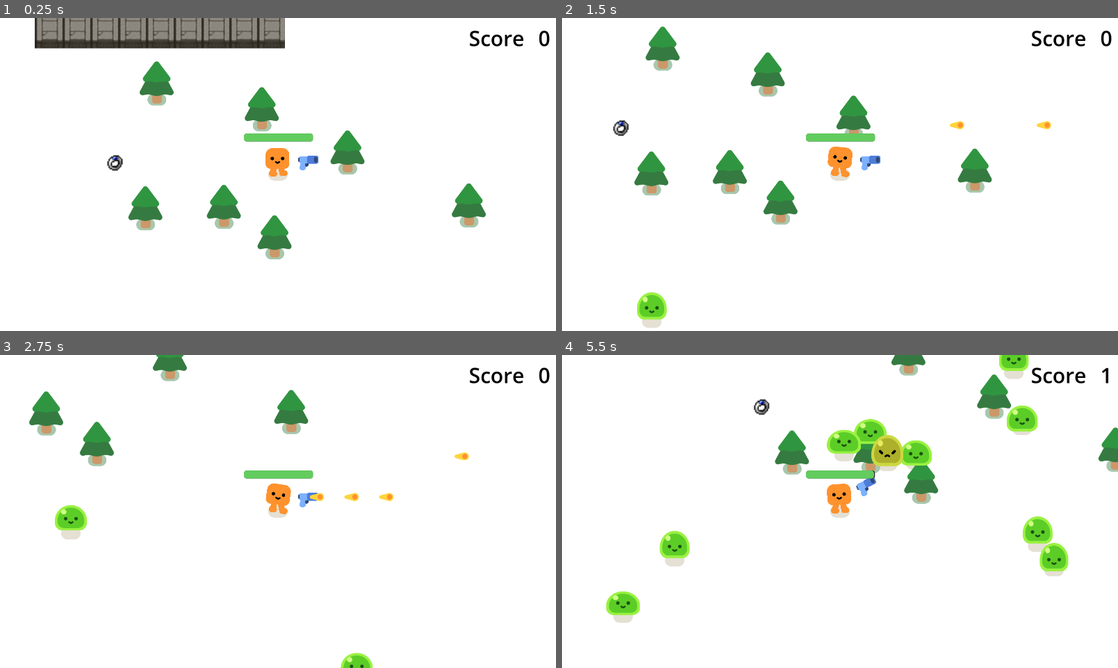
Above: before the commit, frames 1-4 (two rows, left to right).
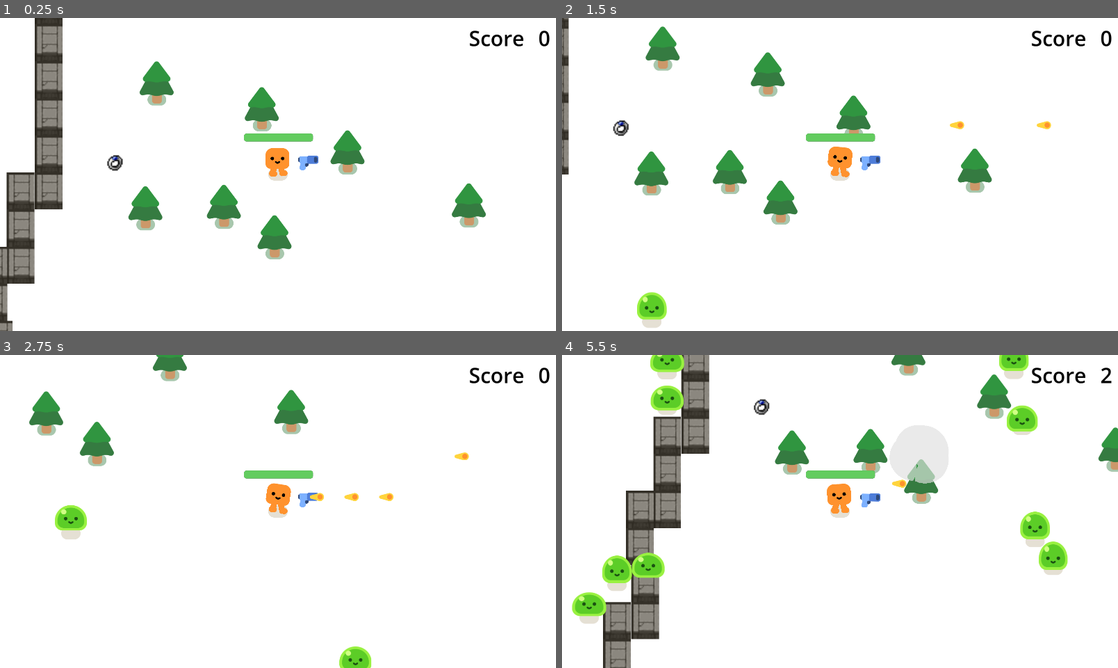
Above: after the commit, the same moments.

Repository: millwardesque/vampire-survivor-tutorial-ex
Game: Godot game, scene res://survivors_game.tscn
The game is run twice, just before and just after one commit, with the same random seed, the same clock (stepped at 60 frames per second) and the same inputs.
Inputs:
- Up to frame 1 (0.25 s): no input
- Up to frame 2 (1.5 s): tap Enter at 0.5 s; hold D (move_right) 0.53-1.28 s; hold S (move_down) from 1.28 s (still down)
- Up to frame 3 (2.75 s): release S (move_down) at 2.03 s; hold D (move_right) from 2.03 s (still down)
- Up to frame 4 (5.5 s): release D (move_right) at 2.78 s; hold W (move_up) 2.78-3.53 s; hold A (move_left) 3.53-5.03 s; hold S (move_down) from 5.03 s (still down)

The runs differ from the first frame. In frame 1, 8.9% of the frame differs, in the area x 0-52%, y 0-100%; in frame 2, 0.6%; in frame 3, 0.2%; in frame 4, 12%, in the area x 1-99%, y 0-100%.

Commit message:
[walls] Added walls to sample level and fixed some y-ordering bugs

Diff:
--- a/survivors_game.tscn
+++ b/survivors_game.tscn
@@ -52,34 +52,331 @@
 position = Vector2(2084, -211)
 rotation = 1.56682
 
-[node name="Walls" type="Node" parent="SandboxLevel"]
+[node name="Walls" type="Node2D" parent="SandboxLevel"]
 
 [node name="Wall" parent="SandboxLevel/Walls" instance=ExtResource("3_6wt5h")]
-position = Vector2(2.08165e-12, 2.08165e-12)
+position = Vector2(0, -211)
+
+[node name="Wall19" parent="SandboxLevel/Walls" instance=ExtResource("3_6wt5h")]
+position = Vector2(0, -83)
+
+[node name="Wall20" parent="SandboxLevel/Walls" instance=ExtResource("3_6wt5h")]
+position = Vector2(0, 45)
+
+[node name="Wall21" parent="SandboxLevel/Walls" instance=ExtResource("3_6wt5h")]
+position = Vector2(0, 173)
+
+[node name="Wall22" parent="SandboxLevel/Walls" instance=ExtResource("3_6wt5h")]
+position = Vector2(0, 301)
+
+[node name="Wall23" parent="SandboxLevel/Walls" instance=ExtResource("3_6wt5h")]
+position = Vector2(0, 429)
+
+[node name="Wall24" parent="SandboxLevel/Walls" instance=ExtResource("3_6wt5h")]
+position = Vector2(0, 557)
+
+[node name="Wall25" parent="SandboxLevel/Walls" instance=ExtResource("3_6wt5h")]
+position = Vector2(-97, 557)
+
+[node name="Wall26" parent="SandboxLevel/Walls" instance=ExtResource("3_6wt5h")]
+position = Vector2(-97, 685)
+
+[node name="Wall27" parent="SandboxLevel/Walls" instance=ExtResource("3_6wt5h")]
+position = Vector2(-97, 813)
+
+[node name="Wall28" parent="SandboxLevel/Walls" instance=ExtResource("3_6wt5h")]
+position = Vector2(-191, 813)
+
+[node name="Wall29" parent="SandboxLevel/Walls" instance=ExtResource("3_6wt5h")]
+position = Vector2(-191, 941)
+
+[node name="Wall30" parent="SandboxLevel/Walls" instance=ExtResource("3_6wt5h")]
+position = Vector2(-173, 1069)
+
+[node name="Wall31" parent="SandboxLevel/Walls" instance=ExtResource("3_6wt5h")]
+position = Vector2(-173, 1197)
+
+[node name="Wall32" parent="SandboxLevel/Walls" instance=ExtResource("3_6wt5h")]
+position = Vector2(-270, 1197)
+
+[node name="Wall33" parent="SandboxLevel/Walls" instance=ExtResource("3_6wt5h")]
+position = Vector2(-270, 1325)
+
+[node name="Wall34" parent="SandboxLevel/Walls" instance=ExtResource("3_6wt5h")]
+position = Vector2(-270, 1453)
+
+[node name="Wall35" parent="SandboxLevel/Walls" instance=ExtResource("3_6wt5h")]
+position = Vector2(-364, 1453)
+
+[node name="Wall36" parent="SandboxLevel/Walls" instance=ExtResource("3_6wt5h")]
+position = Vector2(-364, 1581)
 
 [node name="Wall2" parent="SandboxLevel/Walls" instance=ExtResource("3_6wt5h")]
-position = Vector2(96, 2.08165e-12)
+position = Vector2(96, -211)
+
+[node name="Wall51" parent="SandboxLevel/Walls" instance=ExtResource("3_6wt5h")]
+position = Vector2(3085, -212)
+
+[node name="Wall52" parent="SandboxLevel/Walls" instance=ExtResource("3_6wt5h")]
+position = Vector2(3085, -83)
+
+[node name="Wall53" parent="SandboxLevel/Walls" instance=ExtResource("3_6wt5h")]
+position = Vector2(3085, 45)
+
+[node name="Wall54" parent="SandboxLevel/Walls" instance=ExtResource("3_6wt5h")]
+position = Vector2(3085, 173)
+
+[node name="Wall55" parent="SandboxLevel/Walls" instance=ExtResource("3_6wt5h")]
+position = Vector2(3085, 301)
+
+[node name="Wall56" parent="SandboxLevel/Walls" instance=ExtResource("3_6wt5h")]
+position = Vector2(3085, 429)
+
+[node name="Wall57" parent="SandboxLevel/Walls" instance=ExtResource("3_6wt5h")]
+position = Vector2(3085, 557)
+
+[node name="Wall58" parent="SandboxLevel/Walls" instance=ExtResource("3_6wt5h")]
+position = Vector2(2988, 557)
+
+[node name="Wall59" parent="SandboxLevel/Walls" instance=ExtResource("3_6wt5h")]
+position = Vector2(2988, 685)
+
+[node name="Wall60" parent="SandboxLevel/Walls" instance=ExtResource("3_6wt5h")]
+position = Vector2(2988, 813)
+
+[node name="Wall61" parent="SandboxLevel/Walls" instance=ExtResource("3_6wt5h")]
+position = Vector2(2894, 813)
+
+[node name="Wall62" parent="SandboxLevel/Walls" instance=ExtResource("3_6wt5h")]
+position = Vector2(2894, 941)
 
 [node name="Wall3" parent="SandboxLevel/Walls" instance=ExtResource("3_6wt5h")]
-position = Vector2(192, 2.08165e-12)
+position = Vector2(192, -211)
 
 [node name="Wall4" parent="SandboxLevel/Walls" instance=ExtResource("3_6wt5h")]
-position = Vector2(288, 2.08165e-12)
+position = Vector2(288, -211)
 
 [node name="Wall5" parent="SandboxLevel/Walls" instance=ExtResource("3_6wt5h")]
-position = Vector2(384, 2.08165e-12)
+position = Vector2(384, -211)
 
 [node name="Wall6" parent="SandboxLevel/Walls" instance=ExtResource("3_6wt5h")]
-position = Vector2(480, 2.08165e-12)
+position = Vector2(480, -211)
 
 [node name="Wall7" parent="SandboxLevel/Walls" instance=ExtResource("3_6wt5h")]
-position = Vector2(576, 2.08165e-12)
+position = Vector2(576, -211)
 
 [node name="Wall8" parent="SandboxLevel/Walls" instance=ExtResource("3_6wt5h")]
-position = Vector2(672, 2.08165e-12)
+position = Vector2(672, -211)
 
 [node name="Wall9" parent="SandboxLevel/Walls" instance=ExtResource("3_6wt5h")]
-position = Vector2(768, 2.08165e-12)
+position = Vector2(768, -211)
+
+[node name="Wall10" parent="SandboxLevel/Walls" instance=ExtResource("3_6wt5h")]
+position = Vector2(864, -211)
+
+[node name="Wall38" parent="SandboxLevel/Walls" instance=ExtResource("3_6wt5h")]
+position = Vector2(-364, 1710)
+
+[node name="Wall39" parent="SandboxLevel/Walls" instance=ExtResource("3_6wt5h")]
+position = Vector2(-268, 1710)
+
+[node name="Wall40" parent="SandboxLevel/Walls" instance=ExtResource("3_6wt5h")]
+position = Vector2(-172, 1710)
+
+[node name="Wall41" parent="SandboxLevel/Walls" instance=ExtResource("3_6wt5h")]
+position = Vector2(-76, 1710)
+
+[node name="Wall42" parent="SandboxLevel/Walls" instance=ExtResource("3_6wt5h")]
+position = Vector2(20, 1710)
+
+[node name="Wall43" parent="SandboxLevel/Walls" instance=ExtResource("3_6wt5h")]
+position = Vector2(116, 1710)
+
+[node name="Wall44" parent="SandboxLevel/Walls" instance=ExtResource("3_6wt5h")]
+position = Vector2(212, 1710)
+
+[node name="Wall45" parent="SandboxLevel/Walls" instance=ExtResource("3_6wt5h")]
+position = Vector2(308, 1710)
+
+[node name="Wall46" parent="SandboxLevel/Walls" instance=ExtResource("3_6wt5h")]
+position = Vector2(404, 1710)
+
+[node name="Wall47" parent="SandboxLevel/Walls" instance=ExtResource("3_6wt5h")]
+position = Vector2(500, 1710)
+
+[node name="Wall48" parent="SandboxLevel/Walls" instance=ExtResource("3_6wt5h")]
+position = Vector2(596, 1710)
+
+[node name="Wall83" parent="SandboxLevel/Walls" instance=ExtResource("3_6wt5h")]
+position = Vector2(693, 1710)
+
+[node name="Wall84" parent="SandboxLevel/Walls" instance=ExtResource("3_6wt5h")]
+position = Vector2(789, 1710)
+
+[node name="Wall85" parent="SandboxLevel/Walls" instance=ExtResource("3_6wt5h")]
+position = Vector2(885, 1710)
+
+[node name="Wall86" parent="SandboxLevel/Walls" instance=ExtResource("3_6wt5h")]
+position = Vector2(981, 1710)
+
+[node name="Wall87" parent="SandboxLevel/Walls" instance=ExtResource("3_6wt5h")]
+position = Vector2(1077, 1710)
+
+[node name="Wall88" parent="SandboxLevel/Walls" instance=ExtResource("3_6wt5h")]
+position = Vector2(1173, 1710)
+
+[node name="Wall89" parent="SandboxLevel/Walls" instance=ExtResource("3_6wt5h")]
+position = Vector2(1269, 1710)
+
+[node name="Wall90" parent="SandboxLevel/Walls" instance=ExtResource("3_6wt5h")]
+position = Vector2(1365, 1710)
+
+[node name="Wall91" parent="SandboxLevel/Walls" instance=ExtResource("3_6wt5h")]
+position = Vector2(1461, 1710)
+
+[node name="Wall92" parent="SandboxLevel/Walls" instance=ExtResource("3_6wt5h")]
+position = Vector2(1557, 1710)
+
+[node name="Wall93" parent="SandboxLevel/Walls" instance=ExtResource("3_6wt5h")]
+position = Vector2(1653, 1710)
+
+[node name="Wall94" parent="SandboxLevel/Walls" instance=ExtResource("3_6wt5h")]
+position = Vector2(1749, 1710)
+
+[node name="Wall95" parent="SandboxLevel/Walls" instance=ExtResource("3_6wt5h")]
+position = Vector2(1845, 1710)
+
+[node name="Wall96" parent="SandboxLevel/Walls" instance=ExtResource("3_6wt5h")]
+position = Vector2(1941, 1710)
+
+[node name="Wall97" parent="SandboxLevel/Walls" instance=ExtResource("3_6wt5h")]
+position = Vector2(2037, 1710)
+
+[node name="Wall98" parent="SandboxLevel/Walls" instance=ExtResource("3_6wt5h")]
+position = Vector2(2133, 1710)
+
+[node name="Wall99" parent="SandboxLevel/Walls" instance=ExtResource("3_6wt5h")]
+position = Vector2(2229, 1710)
+
+[node name="Wall100" parent="SandboxLevel/Walls" instance=ExtResource("3_6wt5h")]
+position = Vector2(2325, 1710)
+
+[node name="Wall101" parent="SandboxLevel/Walls" instance=ExtResource("3_6wt5h")]
+position = Vector2(2421, 1710)
+
+[node name="Wall49" parent="SandboxLevel/Walls" instance=ExtResource("3_6wt5h")]
+position = Vector2(2798, 1070)
+
+[node name="Wall50" parent="SandboxLevel/Walls" instance=ExtResource("3_6wt5h")]
+position = Vector2(2894, 1070)
+
+[node name="Wall102" parent="SandboxLevel/Walls" instance=ExtResource("3_6wt5h")]
+position = Vector2(2803, 1198)
+
+[node name="Wall103" parent="SandboxLevel/Walls" instance=ExtResource("3_6wt5h")]
+position = Vector2(2706, 1198)
+
+[node name="Wall104" parent="SandboxLevel/Walls" instance=ExtResource("3_6wt5h")]
+position = Vector2(2706, 1326)
+
+[node name="Wall105" parent="SandboxLevel/Walls" instance=ExtResource("3_6wt5h")]
+position = Vector2(2706, 1454)
+
+[node name="Wall106" parent="SandboxLevel/Walls" instance=ExtResource("3_6wt5h")]
+position = Vector2(2612, 1454)
+
+[node name="Wall107" parent="SandboxLevel/Walls" instance=ExtResource("3_6wt5h")]
+position = Vector2(2612, 1582)
+
+[node name="Wall108" parent="SandboxLevel/Walls" instance=ExtResource("3_6wt5h")]
+position = Vector2(2516, 1711)
+
+[node name="Wall109" parent="SandboxLevel/Walls" instance=ExtResource("3_6wt5h")]
+position = Vector2(2612, 1711)
+
+[node name="Wall11" parent="SandboxLevel/Walls" instance=ExtResource("3_6wt5h")]
+position = Vector2(864, -340)
+
+[node name="Wall12" parent="SandboxLevel/Walls" instance=ExtResource("3_6wt5h")]
+position = Vector2(960, -340)
+
+[node name="Wall13" parent="SandboxLevel/Walls" instance=ExtResource("3_6wt5h")]
+position = Vector2(1056, -340)
+
+[node name="Wall14" parent="SandboxLevel/Walls" instance=ExtResource("3_6wt5h")]
+position = Vector2(1152, -340)
+
+[node name="Wall15" parent="SandboxLevel/Walls" instance=ExtResource("3_6wt5h")]
+position = Vector2(1152, -468)
+
+[node name="Wall16" parent="SandboxLevel/Walls" instance=ExtResource("3_6wt5h")]
+position = Vector2(1248, -468)
+
+[node name="Wall17" parent="SandboxLevel/Walls" instance=ExtResource("3_6wt5h")]
+position = Vector2(1344, -468)
+
+[node name="Wall18" parent="SandboxLevel/Walls" instance=ExtResource("3_6wt5h")]
+position = Vector2(1440, -468)
+
+[node name="Wall64" parent="SandboxLevel/Walls" instance=ExtResource("3_6wt5h")]
+position = Vector2(1435, -340)
+
+[node name="Wall65" parent="SandboxLevel/Walls" instance=ExtResource("3_6wt5h")]
+position = Vector2(1531, -340)
+
+[node name="Wall66" parent="SandboxLevel/Walls" instance=ExtResource("3_6wt5h")]
+position = Vector2(1627, -340)
+
+[node name="Wall67" parent="SandboxLevel/Walls" instance=ExtResource("3_6wt5h")]
+position = Vector2(1723, -340)
+
+[node name="Wall68" parent="SandboxLevel/Walls" instance=ExtResource("3_6wt5h")]
+position = Vector2(1825, -340)
+
+[node name="Wall69" parent="SandboxLevel/Walls" instance=ExtResource("3_6wt5h")]
+position = Vector2(1921, -340)
+
+[node name="Wall63" parent="SandboxLevel/Walls" instance=ExtResource("3_6wt5h")]
+position = Vector2(2017, -340)
+
+[node name="Wall70" parent="SandboxLevel/Walls" instance=ExtResource("3_6wt5h")]
+position = Vector2(2113, -340)
+
+[node name="Wall71" parent="SandboxLevel/Walls" instance=ExtResource("3_6wt5h")]
+position = Vector2(2209, -340)
+
+[node name="Wall72" parent="SandboxLevel/Walls" instance=ExtResource("3_6wt5h")]
+position = Vector2(2305, -340)
+
+[node name="Wall73" parent="SandboxLevel/Walls" instance=ExtResource("3_6wt5h")]
+position = Vector2(2305, -468)
+
+[node name="Wall74" parent="SandboxLevel/Walls" instance=ExtResource("3_6wt5h")]
+position = Vector2(2401, -468)
+
+[node name="Wall75" parent="SandboxLevel/Walls" instance=ExtResource("3_6wt5h")]
+position = Vector2(2497, -468)
+
+[node name="Wall76" parent="SandboxLevel/Walls" instance=ExtResource("3_6wt5h")]
+position = Vector2(2593, -468)
+
+[node name="Wall77" parent="SandboxLevel/Walls" instance=ExtResource("3_6wt5h")]
+position = Vector2(2588, -340)
+
+[node name="Wall78" parent="SandboxLevel/Walls" instance=ExtResource("3_6wt5h")]
+position = Vector2(2684, -340)
+
+[node name="Wall79" parent="SandboxLevel/Walls" instance=ExtResource("3_6wt5h")]
+position = Vector2(2780, -340)
+
+[node name="Wall80" parent="SandboxLevel/Walls" instance=ExtResource("3_6wt5h")]
+position = Vector2(2876, -340)
+
+[node name="Wall81" parent="SandboxLevel/Walls" instance=ExtResource("3_6wt5h")]
+position = Vector2(2978, -340)
+
+[node name="Wall82" parent="SandboxLevel/Walls" instance=ExtResource("3_6wt5h")]
+position = Vector2(3074, -340)
 
 [node name="PineTree" parent="SandboxLevel" instance=ExtResource("2_auc2b")]
 position = Vector2(422, 305)
@@ -109,7 +406,7 @@
 wait_time = 0.3
 autostart = true
 
-[node name="Enemies" type="Node" parent="SandboxLevel"]
+[node name="Enemies" type="Node2D" parent="SandboxLevel"]
 unique_name_in_owner = true
 script = SubResource("GDScript_uihhk")
 
Not shown, changed: README.md
